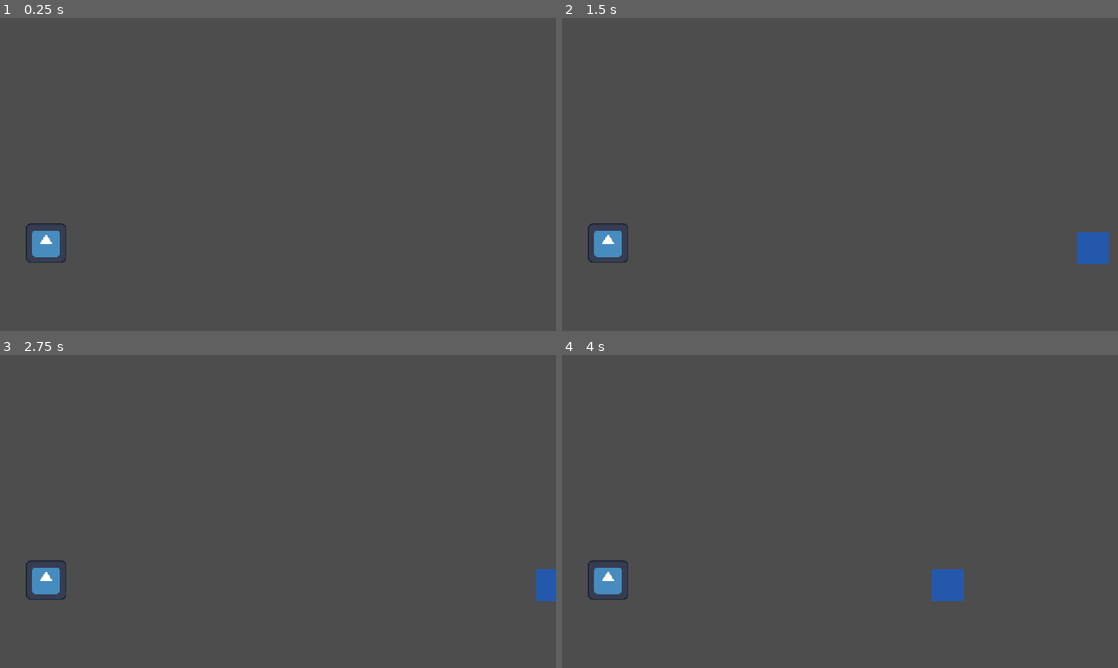
Above: before the commit, frames 1-4 (two rows, left to right).
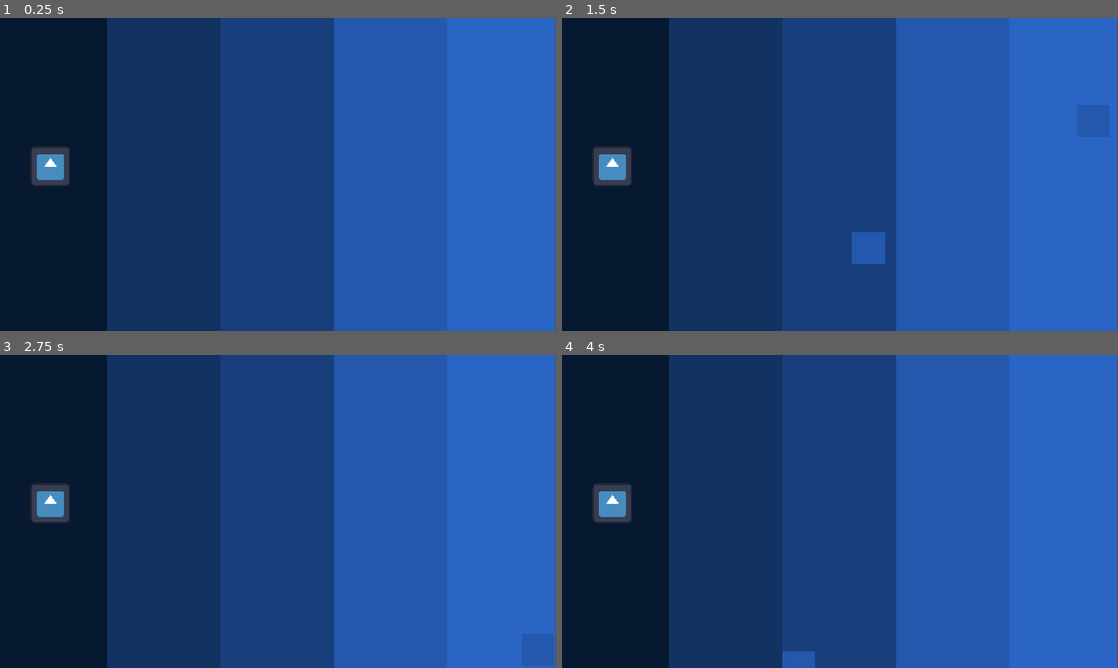
Above: after the commit, the same moments.

Repository: BaguetteLauncher31/Flow
Game: Godot game, scene res://node.tscn
Same seed, same stepped clock (60 frames per second), same inputs: the game is played once before the commit and once after it. The engine's default icon, where the game draws it, is replaced by a stand-in: a white triangle on a blue panel in a dark square.
Inputs (mouse positions are in pixels of both pictures, inside the frame that each line leads up to):
- Up to frame 1 (0.25 s): no input
- Up to frame 2 (1.5 s): tap Enter (ui_accept) at 0.5, 0.6, 0.77, 1.07, 1.25 s; move the mouse to (962, 158) at 0.52 s; hold Right (ui_right) from 0.53 s (still down); click (962, 158) at 0.67 s; move the mouse to (728, 190) at 1.27 s; tap Alt at 1.35 s
- Up to frame 3 (2.75 s): tap Enter (ui_accept) at 1.52, 1.55, 1.82, 2.3 s; move the mouse to (333, 442) at 2.02 s; release Right (ui_right) at 2.03 s; hold Left (ui_left) from 2.03 s (still down); tap Shift at 2.1 s
- Up to frame 4 (4 s): move the mouse to (812, 574) at 2.77 s; release Left (ui_left) at 2.78 s; hold Right (ui_right) from 2.78 s (still down); tap Enter (ui_accept) at 2.85, 3.02, 3.32, 3.77, 3.8 s; click (812, 574) at 2.92 s; move the mouse to (1006, 558) at 3.52 s; tap Alt at 3.6 s

The runs differ from the first frame. In frame 1, 99% of the frame differs, in the area x 0-100%, y 0-100%; in frame 2, 99%; in frame 3, 99%; in frame 4, 99%.

Commit message:
Added initial background texture, and collision boxes. player now moves and can collide wth boxes, also moving at constant velocity to the right. player accepts inputs to go up and down, though cannot move left or right, other than its constant movement

Diff:
--- a/node.tscn
+++ b/node.tscn
@@ -4,6 +4,7 @@
 [ext_resource type="Script" uid="uid://dacsq6ems7l4q" path="res://player.gd" id="2_112p8"]
 [ext_resource type="Texture2D" uid="uid://dc7p74obpdky3" path="res://icon.svg" id="3_e2u21"]
 [ext_resource type="Texture2D" uid="uid://csxqe7ban8w6p" path="res://Screenshot 2026-10-10 173039.png" id="4_e2u21"]
+[ext_resource type="Texture2D" uid="uid://bsdtvb6cv01gu" path="res://Screenshot 2026-10-10 175118.png" id="5_bss38"]
 
 [sub_resource type="RectangleShape2D" id="RectangleShape2D_ubmik"]
 size = Vector2(83, 82)
@@ -18,17 +19,22 @@
 position = Vector2(-6, 110)
 script = ExtResource("2_112p8")
 
+[node name="Camera2D" type="Camera2D" parent="Player" unique_id=993930465]
+position = Vector2(583, 214)
+
+[node name="Screenshot20261010175118" type="Sprite2D" parent="Player/Camera2D" unique_id=2031922289]
+position = Vector2(-1.5, 3.0517578e-05)
+scale = Vector2(0.9672268, 0.8212928)
+texture = ExtResource("5_bss38")
+
 [node name="Sprite2D" type="Sprite2D" parent="Player" unique_id=1491201855]
-position = Vector2(102.5, 356)
+position = Vector2(111.5, 197.00002)
 scale = Vector2(0.6484375, 0.640625)
 texture = ExtResource("3_e2u21")
 
 [node name="CollisionShape2D" type="CollisionShape2D" parent="Player" unique_id=1453485210]
-position = Vector2(102.5, 356)
+position = Vector2(111.5, 197)
 shape = SubResource("RectangleShape2D_ubmik")
-
-[node name="Camera2D" type="Camera2D" parent="Player" unique_id=993930465]
-position = Vector2(583, 214)
 
 [node name="test movement" type="StaticBody2D" parent="." unique_id=1001053089]
 
@@ -40,3 +46,51 @@
 [node name="CollisionShape2D" type="CollisionShape2D" parent="test movement" unique_id=1364838806]
 position = Vector2(1386, 476.25)
 shape = SubResource("RectangleShape2D_sbk8j")
+
+[node name="test movement2" type="StaticBody2D" parent="." unique_id=1477879398]
+position = Vector2(1105, -356)
+
+[node name="Sprite2D" type="Sprite2D" parent="test movement2" unique_id=452145163]
+position = Vector2(1386, 476.125)
+scale = Vector2(0.40853658, 0.20965177)
+texture = ExtResource("4_e2u21")
+
+[node name="CollisionShape2D" type="CollisionShape2D" parent="test movement2" unique_id=700239174]
+position = Vector2(1386, 476.25)
+shape = SubResource("RectangleShape2D_sbk8j")
+
+[node name="test movement3" type="StaticBody2D" parent="." unique_id=444113511]
+position = Vector2(807, -70)
+
+[node name="Sprite2D" type="Sprite2D" parent="test movement3" unique_id=1883452365]
+position = Vector2(1386, 476.125)
+scale = Vector2(0.40853658, 0.20965177)
+texture = ExtResource("4_e2u21")
+
+[node name="CollisionShape2D" type="CollisionShape2D" parent="test movement3" unique_id=1221645945]
+position = Vector2(1386, 476.25)
+shape = SubResource("RectangleShape2D_sbk8j")
+
+[node name="test movement4" type="StaticBody2D" parent="." unique_id=2105761405]
+position = Vector2(466, -263)
+
+[node name="Sprite2D" type="Sprite2D" parent="test movement4" unique_id=714993737]
+position = Vector2(1386, 476.125)
+scale = Vector2(0.40853658, 0.20965177)
+texture = ExtResource("4_e2u21")
+
+[node name="CollisionShape2D" type="CollisionShape2D" parent="test movement4" unique_id=962551017]
+position = Vector2(1386, 476.25)
+shape = SubResource("RectangleShape2D_sbk8j")
+
+[node name="test movement5" type="StaticBody2D" parent="." unique_id=1957051466]
+position = Vector2(1372, 97)
+
+[node name="Sprite2D" type="Sprite2D" parent="test movement5" unique_id=1355884434]
+position = Vector2(1386, 476.125)
+scale = Vector2(0.40853658, 0.20965177)
+texture = ExtResource("4_e2u21")
+
+[node name="CollisionShape2D" type="CollisionShape2D" parent="test movement5" unique_id=1147239530]
+position = Vector2(1386, 476.25)
+shape = SubResource("RectangleShape2D_sbk8j")
--- a/player.gd
+++ b/player.gd
@@ -1,23 +1,18 @@
 extends CharacterBody2D
 
 
-const SPEED = 300.0
-const JUMP_VELOCITY = -400.0
-
+const SPEED = 700.0
 
 func _physics_process(delta: float) -> void:
 
-	# Handle jump.
-	if Input.is_action_just_pressed("ui_accept") and is_on_floor():
-		velocity.y = JUMP_VELOCITY
-
-	velocity.x = 200
+	velocity.x = 500
 	# Get the input direction and handle the movement/deceleration.
 	# As good practice, you should replace UI actions with custom gameplay actions.
-	var direction := Input.get_axis("ui_left", "ui_right")
+	var direction := Input.get_axis("up", "down")
+
 	if direction:
-		velocity.x = direction * SPEED
+		velocity.y = direction * SPEED
 	else:
-		velocity.x = move_toward(velocity.x, 0, SPEED)
+		velocity.y = move_toward(velocity.y, 0, SPEED)
 
 	move_and_slide()
--- a/project.godot
+++ b/project.godot
@@ -26,28 +26,20 @@
 
 [input]
 
-left={
-"deadzone": 0.2,
-"events": [Object(InputEventKey,"resource_local_to_scene":false,"resource_name":"","device":-1,"window_id":0,"alt_pressed":false,"shift_pressed":false,"ctrl_pressed":false,"meta_pressed":false,"pressed":false,"keycode":0,"physical_keycode":65,"key_label":0,"unicode":97,"location":0,"echo":false,"script":null)
-, Object(InputEventKey,"resource_local_to_scene":false,"resource_name":"","device":-1,"window_id":0,"alt_pressed":false,"shift_pressed":false,"ctrl_pressed":false,"meta_pressed":false,"pressed":false,"keycode":0,"physical_keycode":4194319,"key_label":0,"unicode":0,"location":0,"echo":false,"script":null)
-]
-}
-right={
-"deadzone": 0.2,
-"events": [Object(InputEventKey,"resource_local_to_scene":false,"resource_name":"","device":-1,"window_id":0,"alt_pressed":false,"shift_pressed":false,"ctrl_pressed":false,"meta_pressed":false,"pressed":false,"keycode":0,"physical_keycode":68,"key_label":0,"unicode":100,"location":0,"echo":false,"script":null)
-, Object(InputEventKey,"resource_local_to_scene":false,"resource_name":"","device":-1,"window_id":0,"alt_pressed":false,"shift_pressed":false,"ctrl_pressed":false,"meta_pressed":false,"pressed":false,"keycode":0,"physical_keycode":4194321,"key_label":0,"unicode":0,"location":0,"echo":false,"script":null)
-]
-}
 up={
 "deadzone": 0.2,
 "events": [Object(InputEventKey,"resource_local_to_scene":false,"resource_name":"","device":-1,"window_id":0,"alt_press …(192 unchanged characters)…
 , Object(InputEventKey,"resource_local_to_scene":false,"resource_name":"","device":-1,"window_id":0,"alt_pressed":false …(186 unchanged characters)…
+, Object(InputEventKey,"resource_local_to_scene":false,"resource_name":"","device":-1,"window_id":0,"alt_pressed":false,"shift_pressed":false,"ctrl_pressed":false,"meta_pressed":false,"pressed":false,"keycode":0,"physical_keycode":65,"key_label":0,"unicode":97,"location":0,"echo":false,"script":null)
+, Object(InputEventKey,"resource_local_to_scene":false,"resource_name":"","device":-1,"window_id":0,"alt_pressed":false,"shift_pressed":false,"ctrl_pressed":false,"meta_pressed":false,"pressed":false,"keycode":0,"physical_keycode":4194319,"key_label":0,"unicode":0,"location":0,"echo":false,"script":null)
 ]
 }
 down={
 "deadzone": 0.2,
 "events": [Object(InputEventKey,"resource_local_to_scene":false,"resource_name":"","device":-1,"window_id":0,"alt_press …(192 unchanged characters)…
 , Object(InputEventKey,"resource_local_to_scene":false,"resource_name":"","device":-1,"window_id":0,"alt_pressed":false …(186 unchanged characters)…
+, Object(InputEventKey,"resource_local_to_scene":false,"resource_name":"","device":-1,"window_id":0,"alt_pressed":false,"shift_pressed":false,"ctrl_pressed":false,"meta_pressed":false,"pressed":false,"keycode":0,"physical_keycode":68,"key_label":0,"unicode":100,"location":0,"echo":false,"script":null)
+, Object(InputEventKey,"resource_local_to_scene":false,"resource_name":"","device":-1,"window_id":0,"alt_pressed":false,"shift_pressed":false,"ctrl_pressed":false,"meta_pressed":false,"pressed":false,"keycode":0,"physical_keycode":4194321,"key_label":0,"unicode":0,"location":0,"echo":false,"script":null)
 ]
 }
 
Binary file added: Screenshot 2026-10-10 175118.png
Not shown, added: Screenshot 2026-10-10 175118.png.import
